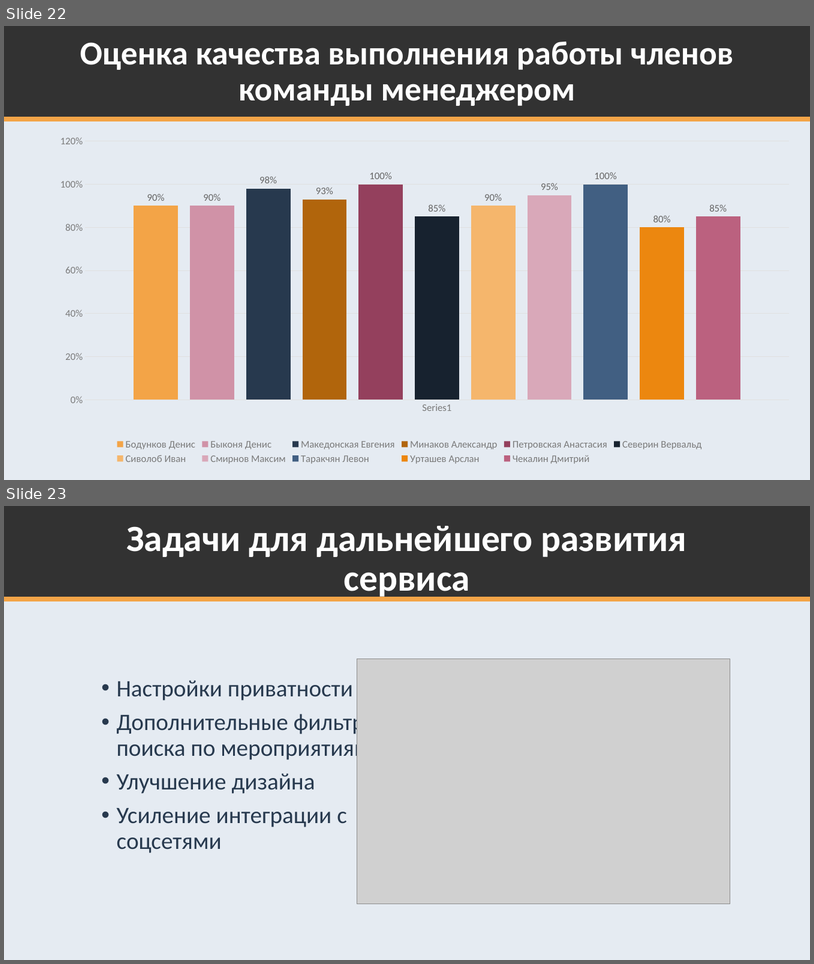
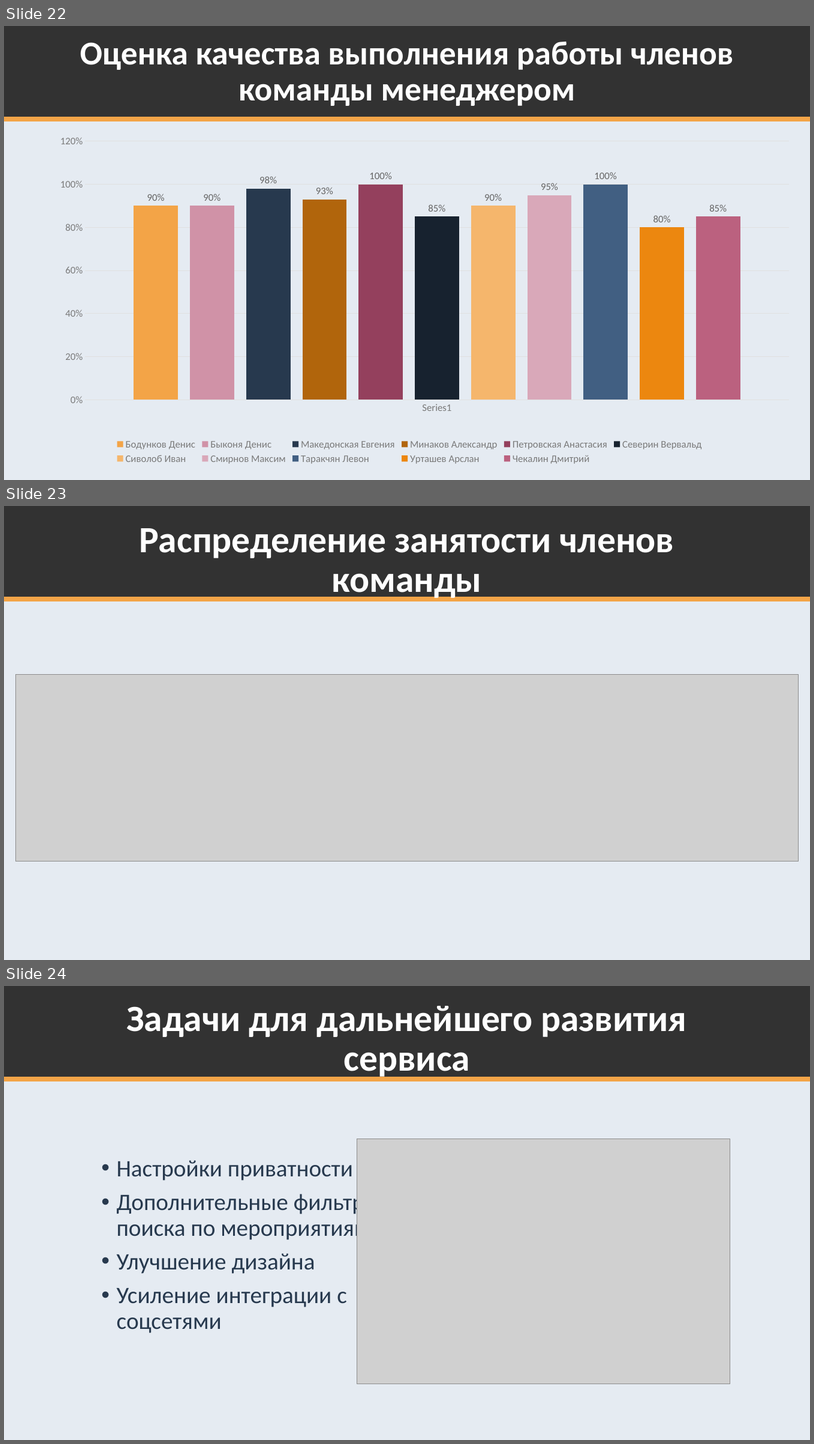
Before and after one commit to K224/TPKS, a slide deck: k224-docs/Презентация ко 2 релизу.pptx. Shown one above the other, each under a label of ours: slides 22 and 23 before the commit, slides 22, 23 and 24 after it. The pictures are 814x964 and 814x1444 pixels, drawn with LibreOffice and Linux fonts; fonts in the diff are those of the drawing; grey boxes stand for pictures. Boxes give left, top, right and bottom in pixels: in the first picture for what was removed or moved away, otherwise in the second. Text is boxed around its words. In the diff, an @@ line names an element or a change of style, - is before the commit and + after.

```diff
--- a/k224-docs/Презентация ко 2 релизу.pptx
+++ b/k224-docs/Презентация ко 2 релизу.pptx
@@ slide 23 added at box(4, 506, 810, 960), background #E5EBF2; not listed: 3 template elements that a slide beside it also shows @@
@@ title added at box(139, 528, 674, 601), 44 pt, text #FFFFFF, bold @@
+Распределение занятости членов команды
@@ picture added at box(15, 674, 799, 861) @@
@@ what was slide 23 is now slide 24 @@
```
Also in this commit, not shown: 2 slides changed.
